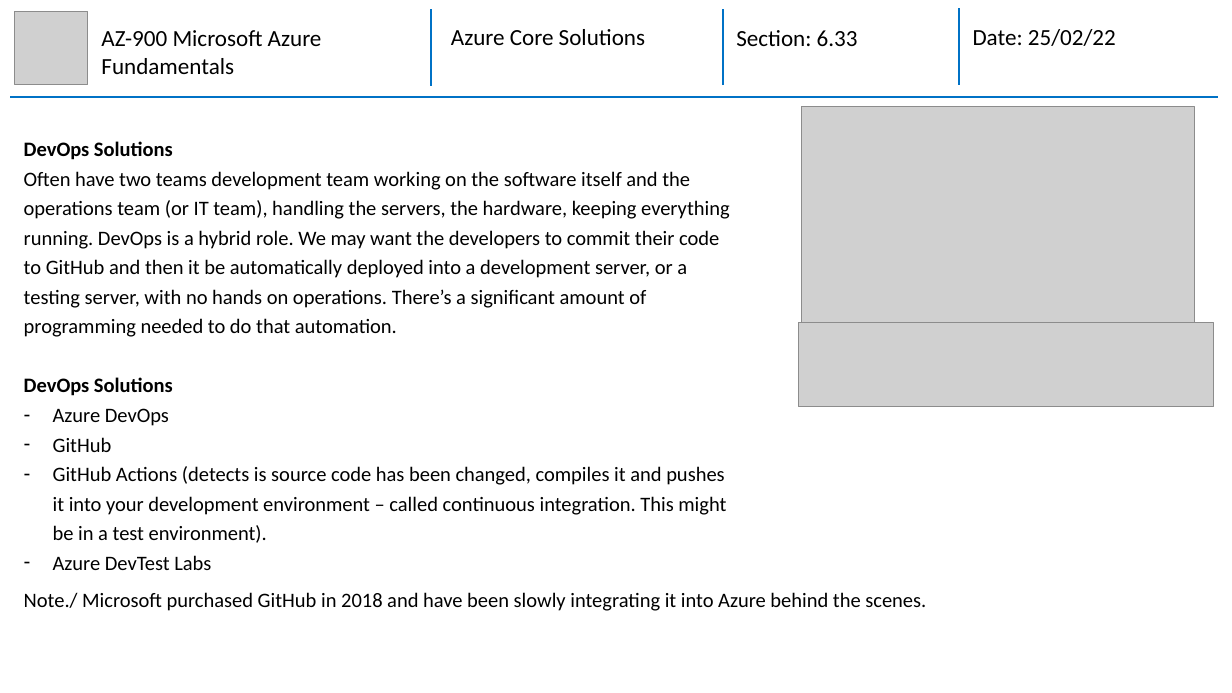
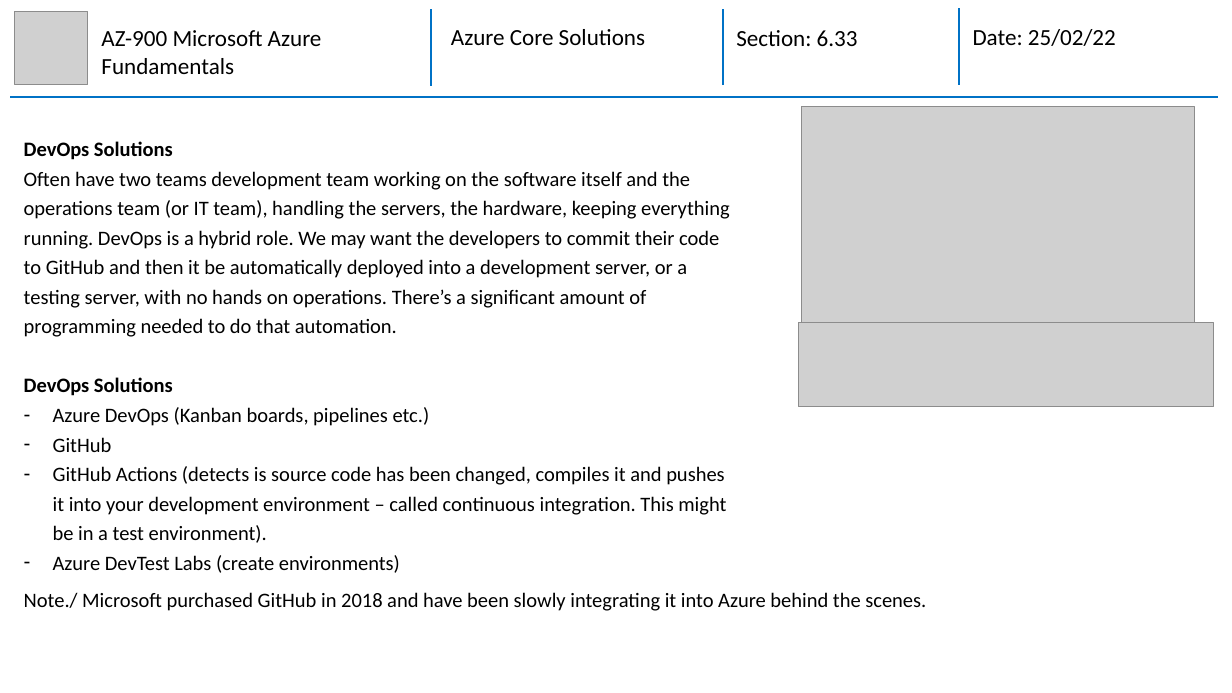
Before and after one commit to mhaythornthwaite/Testing_ML_Algorithms, a slide deck: slide 24 of Azure_AZ-900_Fundamentals/MJH_AZ-900_Azure_Fundamentals_Notes.pptx. Drawn at 1232x693 pixels with LibreOffice and Linux fonts; fonts in the diff are those of the drawing; grey boxes stand for pictures. Boxes give left, top, right and bottom in pixels: in the first picture for what was removed or moved away, otherwise in the second. Text is boxed around its words. In the diff, an @@ line names an element or a change of style, - is before the commit and + after.

```diff
--- a/Azure_AZ-900_Fundamentals/MJH_AZ-900_Azure_Fundamentals_Notes.pptx
+++ b/Azure_AZ-900_Fundamentals/MJH_AZ-900_Azure_Fundamentals_Notes.pptx
@@ text at [53,407,430,426]: text changed @@
-– Azure DevOps
+– Azure DevOps (Kanban boards, pipelines etc.)
@@ text at [53,555,400,573]: text changed @@
-– Azure DevTest Labs
+– Azure DevTest Labs (create environments)
```
Also in this commit, not shown: 8 other slides changed, 2 slides added.
